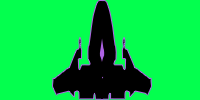
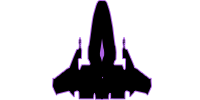
The second 200x100 image is a revision of the first. Changes to its layers:
hid "Lager 1" over [0, 0, 200, 100]
